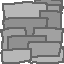
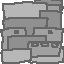
Layered file, before and after one edit (64 x 64). Changes by layer:
painted on "Layer 1" over [14, 30, 59, 48]
